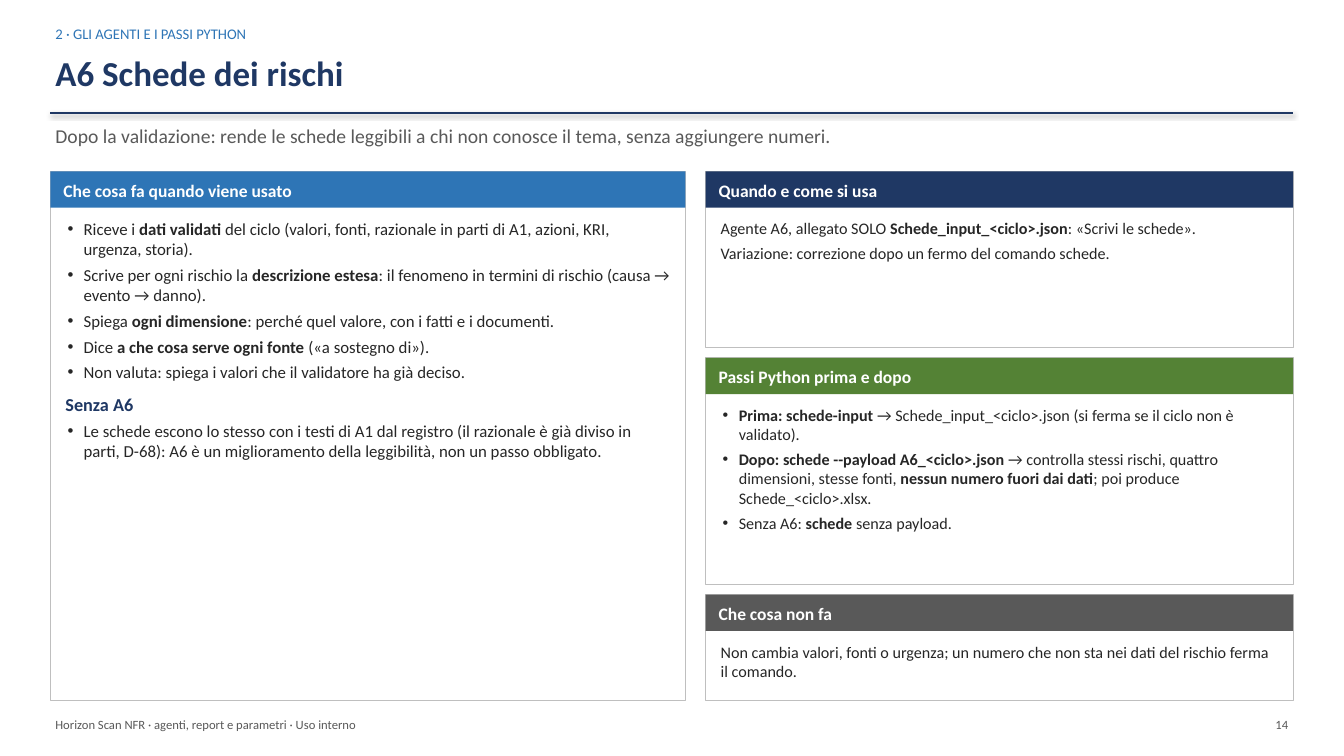
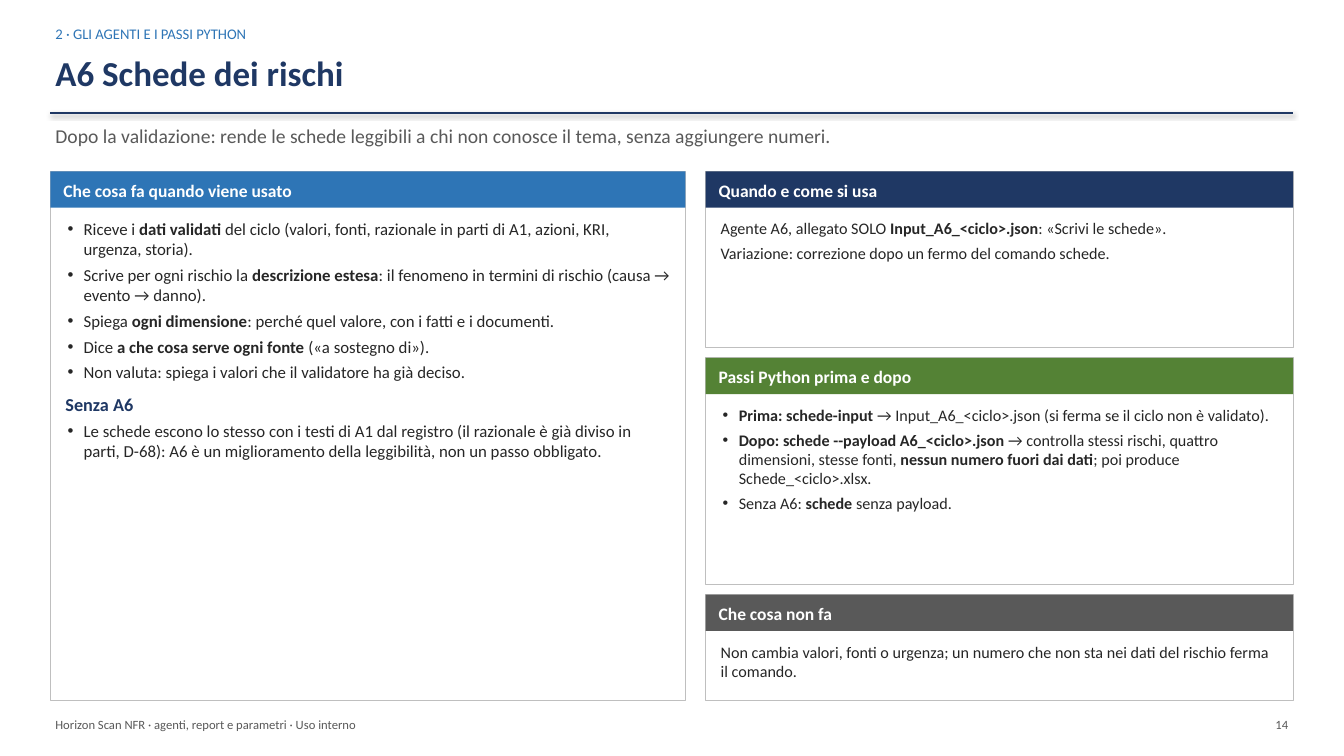
Before and after one commit to Corrado-70/NFR-Horizon-Agents, a slide deck: slide 14 of Presentazione/Horizon_Scan_NFR_presentazione.pptx. Drawn at 1344x756 pixels with LibreOffice and Linux fonts; fonts in the diff are those of the drawing. Boxes give left, top, right and bottom in pixels: in the first picture for what was removed or moved away, otherwise in the second. Text is boxed around its words. In the diff, an @@ line names an element or a change of style, - is before the commit and + after.

```diff
--- a/Presentazione/Horizon_Scan_NFR_presentazione.pptx
+++ b/Presentazione/Horizon_Scan_NFR_presentazione.pptx
@@ text at [721, 222, 1166, 237]: text changed @@
-Agente A6, allegato SOLO Schede_input_<ciclo>.json: «Scrivi le schede».
+Agente A6, allegato SOLO Input_A6_<ciclo>.json: «Scrivi le schede».
@@ text at [739, 409, 1269, 424]: text changed @@
-• Prima: schede-input → Schede_input_<ciclo>.json (si ferma se il ciclo non è validato).
+• Prima: schede-input → Input_A6_<ciclo>.json (si ferma se il ciclo non è validato).
```
Also in this commit, not shown: 7 other slides changed, 48 other files.
